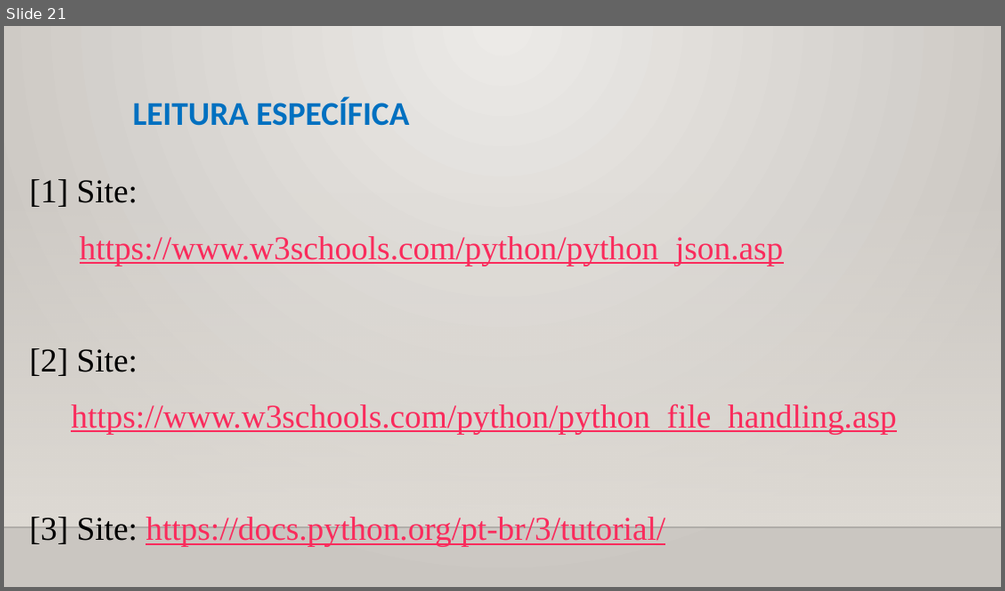
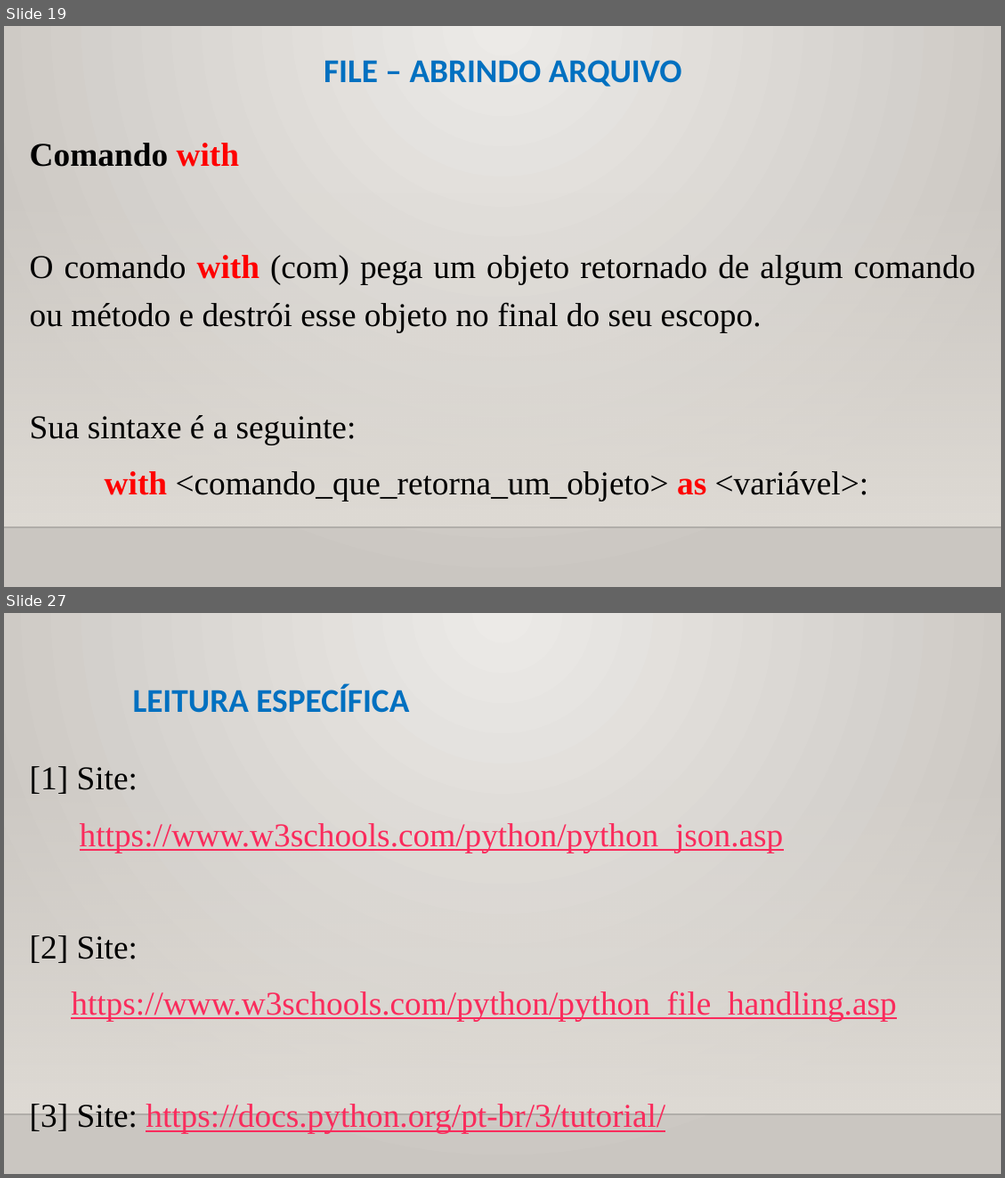
Before and after one commit to CloudEducationBrazil/WydenPythonParadigmas, a slide deck: 01 Classes/Aula 10 Programação Python - Arquivos e JSON.pptx. Shown one above the other, each under a label of ours: slide 21 before the commit, slides 19 and 27 after it; the slides between them are not shown. The pictures are 1005x591 and 1005x1178 pixels, drawn with LibreOffice and Linux fonts; fonts in the diff are those of the drawing; background and template pictures are left out. Boxes give left, top, right and bottom in pixels: in the first picture for what was removed or moved away, otherwise in the second. Text is boxed around its words. In the diff, an @@ line names an element or a change of style, - is before the commit and + after.

```diff
--- a/01 Classes/Aula 10 Programação Python - Arquivos e JSON.pptx
+++ b/01 Classes/Aula 10 Programação Python - Arquivos e JSON.pptx
@@ slide 19 added at (4,26,1001,587), background picture (left out); not listed: 2 template elements that a slide beside it also shows @@
@@ title added at (324,60,682,87), 24 pt, text #0070C0, bold @@
+FILE – ABRINDO ARQUIVO
@@ text added at (30,143,976,500), 24 pt, text #000000 @@
+Comando with
+O comando with (com) pega um objeto retornado de algum comando ou método e destrói esse objeto no final do seu escopo.
+Sua sintaxe é a seguinte:
+with <comando_que_retorna_um_objeto> as <variável>:
@@ what was slide 21 is now slide 27 @@
```
Also in this commit, not shown: 18 slides changed, 5 other slides added, 2 other files.
